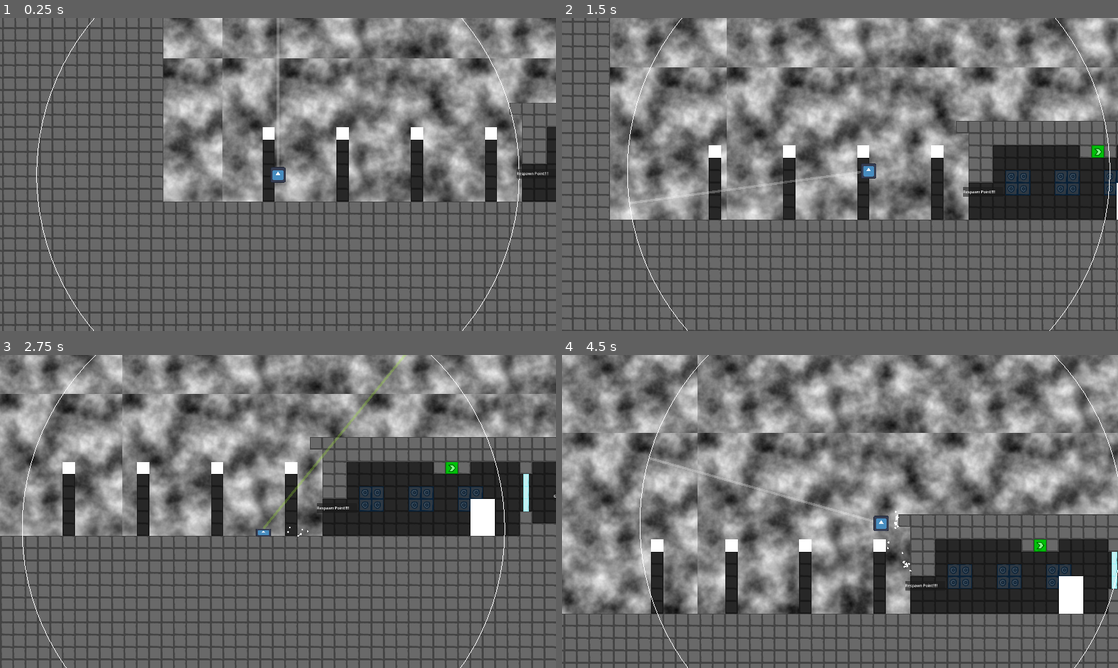
Above: before the commit, frames 1-4 (two rows, left to right).
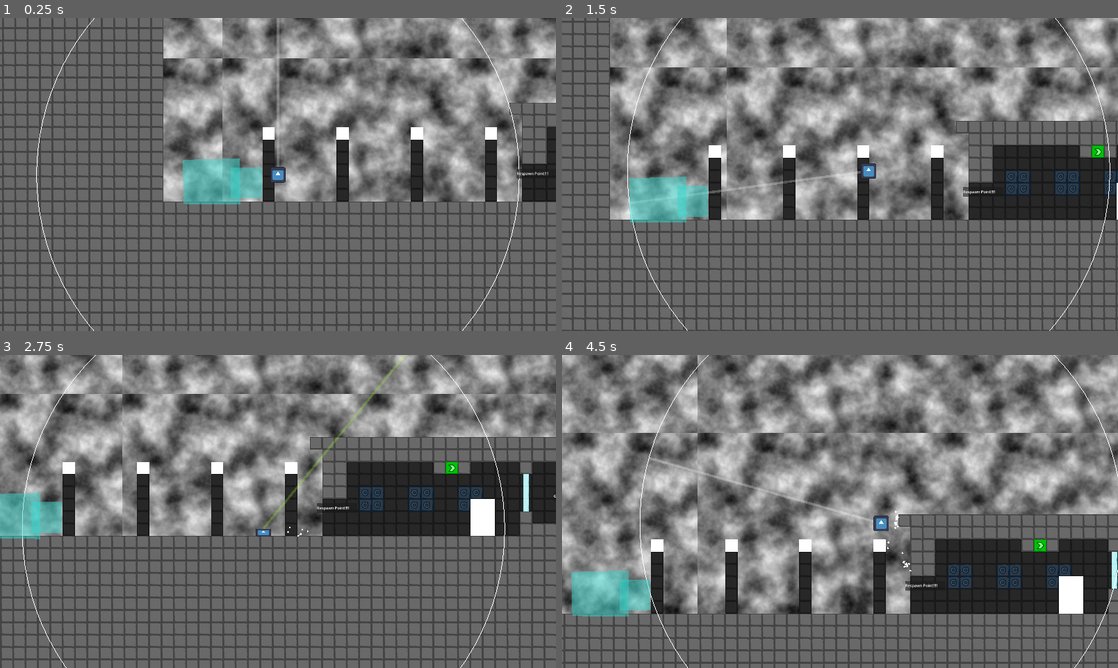
Above: after the commit, the same moments.

Repository: Haydoggo/GW61
Game: Godot game, scene res://scenes/maps/test_level/mechanics_test.tscn
Same seed, same stepped clock (60 frames per second), same inputs: the game is played once before the commit and once after it. This scene is started directly instead of the project's main scene. The engine's default icon, where the game draws it, is replaced by a stand-in: a white triangle on a blue panel in a dark square.
Inputs (mouse positions are in pixels of both pictures, inside the frame that each line leads up to):
- Up to frame 1 (0.25 s): no input
- Up to frame 2 (1.5 s): move the mouse to (962, 158) at 0.52 s; press the mouse at (962, 158) at 0.53 s; hold D (move_right) from 0.53 s (still down); tap Space (jump) at 0.77 s; move the mouse to (728, 190) at 1.27 s; release the mouse at (728, 190) at 1.28 s; right-click (728, 190) at 1.35 s
- Up to frame 3 (2.75 s): tap Space (jump) at 1.52 s; move the mouse to (333, 442) at 2.02 s; release D (move_right) at 2.03 s; hold A (move_left) from 2.03 s (still down); hold S (slide) from 2.03 s (still down)
- Up to frame 4 (4.5 s): move the mouse to (812, 574) at 2.77 s; release A (move_left) at 2.78 s; release S (slide) at 2.78 s; hold D (move_right) 2.78-4.28 s; click (812, 574) at 2.85 s; tap Space (jump) at 3.02, 3.77 s; move the mouse to (1006, 558) at 3.52 s; hold Right mouse button (retract) 3.53-4.28 s; move the mouse to (673, 464) at 4.27 s; hold A (move_left) from 4.28 s (still down); tap S (slide) at 4.35 s

The runs differ from the first frame. In frame 1, 1.9% of the frame differs, in the area x 32-48%, y 44-60%; in frame 2, 1.9%; in frame 3, 1.4%; in frame 4, 1.9%.

Commit message:
Add support for multiple camera thieves overlapping

Diff:
--- a/scenes/maps/map_entities/camera_thief/camera_thief.gd
+++ b/scenes/maps/map_entities/camera_thief/camera_thief.gd
@@ -2,9 +2,13 @@
 
 @export var marker : CanvasItem
 @export var visible_in_game = false
-@export var oneshot = true
 @export var travel_time = 1.0
-@export var linger_time = 2.0
+@export_group("Temporary zoom control")
+@export var temporary = true
+@export var linger_duration = 2.0
+@export var can_leave_early = false
+
+@onready var camera = get_viewport().get_camera_2d()
 
 func _ready() -> void:
 	$Area2D/CollisionPolygon2D.polygon = polygon
@@ -12,16 +16,37 @@
 		hide()
 
 
-func _on_area_2d_body_entered(body: Node2D) -> void:
-	var camera = get_viewport().get_camera_2d()
+func zoom_in():
 	var rect = marker.get_global_rect()
-	camera.external_target_position = rect.position + rect.size/2
 	var zoom = Vector2.ONE * (get_window().size.y / rect.size.y)
 	var t = create_tween()
 	t.set_ease(Tween.EASE_IN_OUT).set_trans(Tween.TRANS_CUBIC)
-	t.tween_property(camera, "target_selection", 0.0, travel_time)
+	var targ_pos = rect.position + rect.size/2
+	if camera.target_controller == Player.instance:
+		camera.external_target_position = targ_pos
+		t.tween_property(camera, "target_selection", 0.0, travel_time)
+	else:
+		t.tween_property(camera, "external_target_position", targ_pos, travel_time)
 	t.parallel().tween_property(camera, "zoom", zoom, travel_time)
-	if oneshot:
-		t.tween_interval(linger_time)
-		t.tween_property(camera, "target_selection", 1.0, travel_time)
-		t.parallel().tween_property(camera, "zoom", Vector2(0.5,0.5), travel_time)
+	if temporary:
+		t.tween_interval(linger_duration)
+		await t.finished
+		zoom_out()
+
+func zoom_out():
+	var camera = get_viewport().get_camera_2d()
+	var t = create_tween()
+	t.set_ease(Tween.EASE_IN_OUT).set_trans(Tween.TRANS_CUBIC)
+	t.tween_property(camera, "target_selection", 1.0, travel_time)
+	t.parallel().tween_property(camera, "zoom", Vector2(0.5,0.5), travel_time)
+
+func _on_area_2d_body_entered(body: Node2D) -> void:
+	zoom_in()
+	camera.target_controller = self
+
+
+func _on_area_2d_body_exited(body: Node2D) -> void:
+	if not temporary or can_leave_early:
+		if camera.target_controller == self:
+			zoom_out()
+			camera.target_controller = Player.instance
--- a/scenes/maps/map_entities/camera_thief/camera_thief.tscn
+++ b/scenes/maps/map_entities/camera_thief/camera_thief.tscn
@@ -39,3 +39,4 @@
 border_width = 3.0
 
 [connection signal="body_entered" from="Area2D" to="." method="_on_area_2d_body_entered"]
+[connection signal="body_exited" from="Area2D" to="." method="_on_area_2d_body_exited"]
--- a/scenes/maps/map_entities/helper_tool.gd
+++ b/scenes/maps/map_entities/helper_tool.gd
@@ -6,6 +6,7 @@
 	if not Engine.is_editor_hint():
 		queue_free()
 		marker_template.queue_free()
+		return
 	await get_tree().process_frame
 	var new_owner = owner.owner
 	if new_owner and (owner.marker == null):
@@ -24,8 +25,12 @@
 				children.append_array(child.get_children())
 			i += 1
 		owner.marker = marker
+		marker.show()
 	marker_template.hide()
 
 func _process(delta: float) -> void:
 	if owner.marker:
-		link_line.points[0] = link_line.to_local(owner.marker.global_position)
+		var targ_pos = owner.marker.global_position
+		if owner.marker is Control:
+			targ_pos = owner.marker.global_position + owner.marker.size/2
+		link_line.points[0] = link_line.to_local(targ_pos)
--- a/scenes/maps/test_level/mechanics_test.tscn
+++ b/scenes/maps/test_level/mechanics_test.tscn
@@ -116,3 +116,40 @@
 modulate = Color(1, 1, 1, 0.262745)
 scale = Vector2(0.5, 0.5)
 texture = ExtResource("6_3yggt")
+
+[node name="CameraThief2" parent="." index="11" node_paths=PackedStringArray("marker") instance=ExtResource("4_lqfak")]
+position = Vector2(-1398, 26)
+marker = NodePath("CameraThief2Respawn")
+visible_in_game = true
+temporary = false
+
+[node name="CameraThief2Respawn" type="AspectRatioContainer" parent="CameraThief2" index="4"]
+offset_left = -166.0
+offset_top = -433.0
+offset_right = 336.0
+offset_bottom = 120.0
+ratio = 1.7778
+metadata/_edit_group_ = true
+
+[node name="ReferenceRect" type="ReferenceRect" parent="CameraThief2/CameraThief2Respawn" index="0"]
+layout_mode = 2
+border_width = 3.0
+
+[node name="CameraThief3" parent="." index="12" node_paths=PackedStringArray("marker") instance=ExtResource("4_lqfak")]
+position = Vector2(-1597, 28)
+polygon = PackedVector2Array(-65, -98, -61, 85, 174, 87, 172, -104)
+marker = NodePath("CameraThief2Respawn")
+visible_in_game = true
+temporary = false
+
+[node name="CameraThief2Respawn" type="AspectRatioContainer" parent="CameraThief3" index="4"]
+offset_left = -245.0
+offset_top = -291.0
+offset_right = 242.0
+offset_bottom = 186.0
+ratio = 1.7778
+metadata/_edit_group_ = true
+
+[node name="ReferenceRect" type="ReferenceRect" parent="CameraThief3/CameraThief2Respawn" index="0"]
+layout_mode = 2
+border_width = 3.0
--- a/scenes/player/camera.gd
+++ b/scenes/player/camera.gd
@@ -4,6 +4,7 @@
 var external_target_position : Vector2
 var target_position : Vector2
 var target_selection = 1.0 # range from 0 to 1 to lerp ext_targ to targ
+@onready var target_controller = Player.instance
 
 func _ready() -> void:
 	process_priority = 1000
